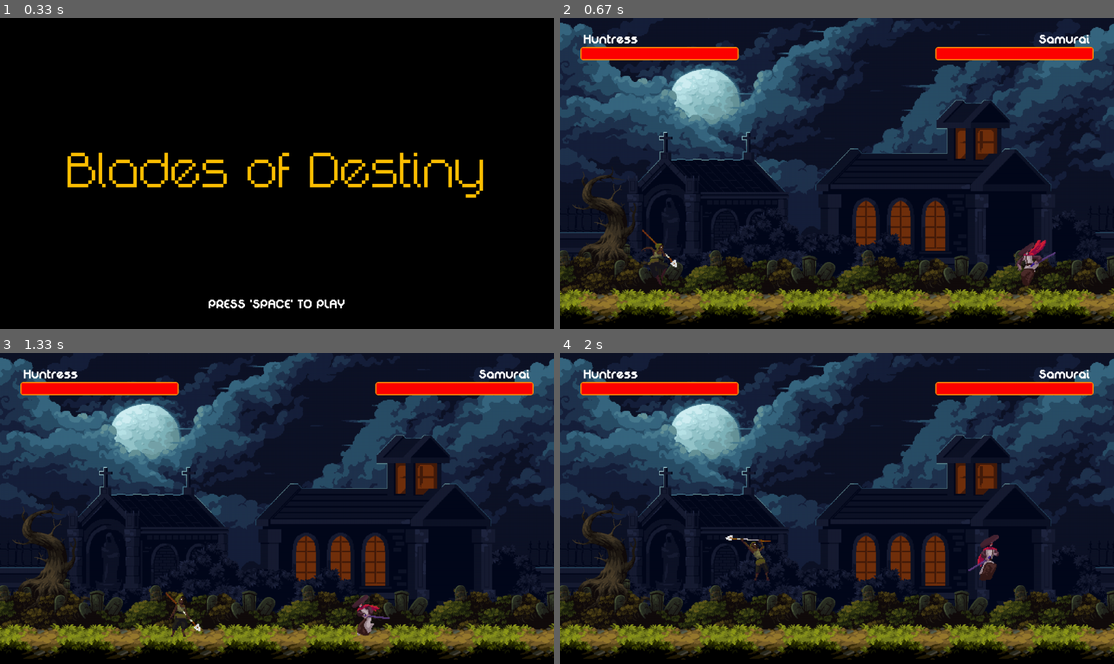
Above: before the commit, frames 1-4 (two rows, left to right).
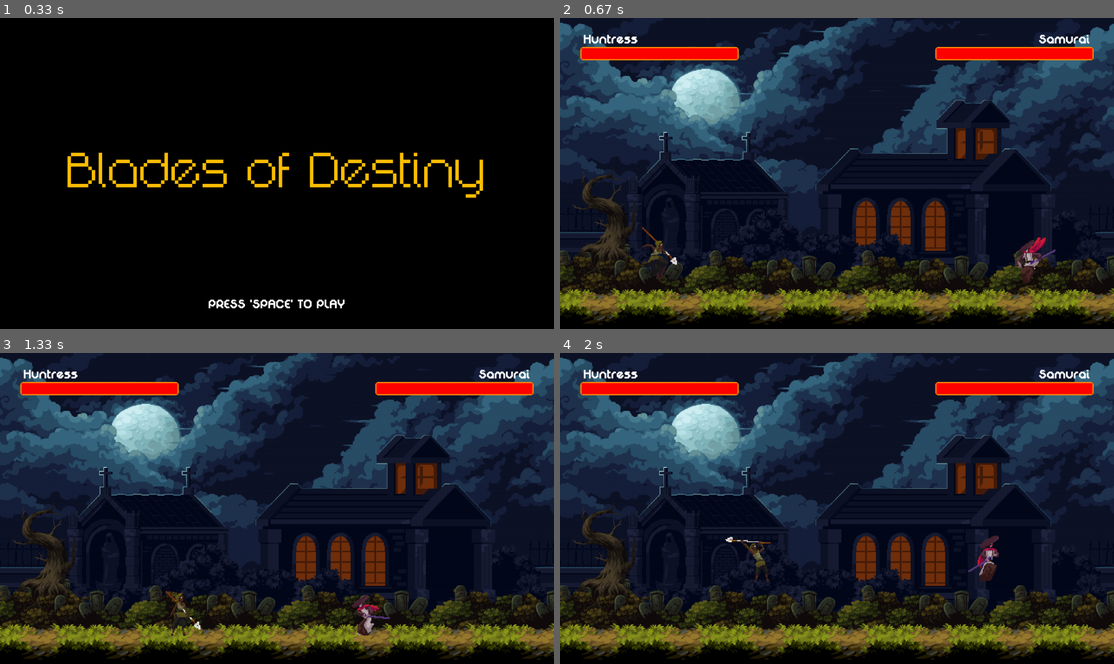
Above: after the commit, the same moments.

Repository: gergoJedlik/PyGame_Game
Game: pygame game, started from main.py
Two runs of this game, one before a commit and one after it. Both use one fixed random seed, a clock stepped at 60 frames per second and the inputs below.
Inputs:
- Up to frame 1 (0.33 s): no input
- Up to frame 2 (0.67 s): tap Space at 0.33 s
- Up to frame 3 (1.33 s): tap Shift at 0.67 s; tap - at 1 s
- Up to frame 4 (2 s): hold Right 1.33-1.8 s; hold D 1.33-1.8 s; tap Space at 1.4, 1.7, 1.9 s; hold Up from 1.83 s (still down); hold W from 1.83 s (still down); tap Shift at 1.98 s

Frame 1 is identical in both runs. In frame 2, 0.6% of the frame differs, in the area x 14-90%, y 67-87%; in frame 3, 0.2%; in frame 4, 0.3%.

Commit message:
Strict Typecheck

Diff:
--- a/game.py
+++ b/game.py
@@ -18,7 +18,7 @@
     UI_Elements = get_UI(player1, player2)
 
     level = Level(sett.LEVEL_MAP_STR)
-    floor = level.get_objects
+    floor: list[Tile] = level.get_objects
 
     bg_dict = get_background()
     menu_dict = menu()
@@ -85,7 +85,7 @@
 def menu() -> dict[str, Text]:
     menu_dict: dict[str, Text] = {}
 
-    title_text: Text = Text(128, "Blades of Destiny", (255, 192, 0), True)
+    title_text: Text = Text(128, "Blades of Destiny", pygame.Color(255, 192, 0), True)
     title_text.align("center", "center")
     menu_dict["game name"] = title_text
 
@@ -96,7 +96,7 @@
     return menu_dict
 
 def get_UI(player1: Player, player2: Player) -> dict[str, Healthbar|Display_Name]:
-    UI_Elements: dict[str, Healthbar] = {}
+    UI_Elements: dict[str, Healthbar|Display_Name] = {}
 
     player1_healthbar: Healthbar = Healthbar(47, 67, 366, 31, player1)
     UI_Elements["player1 healthbar"] = player1_healthbar
@@ -113,7 +113,7 @@
 
 
 def get_background() -> dict[str, Img]:
-    bg_dict = {}
+    bg_dict: dict[str, Img] = {}
 
     background: Img = Img(sett.WIDHT//2, sett.HEIGHT//2, os.path.join("Assets", "Tileset", "Background_0.png"), (sett.WIDHT, sett.HEIGHT))
     bg_dict["background"] = background
@@ -129,7 +129,7 @@
         bg_dict[f"grass_{placement}"] = bg_grass
     return bg_dict
 
-def new_game(player1: Player, player2: Player, win):
+def new_game(player1: Player, player2: Player, win: str|None):
     if win:
         player1.reset("Huntress", 30, sett.HEIGHT-400, 150, 150)
         player2.reset("Samurai", 900, sett.HEIGHT-400, 200, 189, "left")
@@ -185,8 +185,8 @@
             player1.knockback(player2.direction)
 
 
-def handle_vertical_collision(player1: Player, player2: Player, objects: list[Tile], p1_dy, p2_dy):
-    collided_objs = []
+def handle_vertical_collision(player1: Player, player2: Player, objects: list[Tile], p1_dy: int|float, p2_dy: int|float):
+    collided_objs: list[Tile] = []
     for obj in objects:
         if pygame.Rect.colliderect(player1.hitbox, obj.collidebox):
             if p1_dy > 0:
@@ -207,7 +207,7 @@
             collided_objs.append(obj)
 
 
-def update(screen: pygame.Surface, bg_dict: dict[str, Img], player1: Player, player2: Player, ui_elements: dict[str, Healthbar|Display_Name], floor, winner = None):
+def update(screen: pygame.Surface, bg_dict: dict[str, Img], player1: Player, player2: Player, ui_elements: dict[str, Healthbar|Display_Name], floor: list[Tile], winner: None|str = None):
     for value in bg_dict.values():
         value.draw(screen)
 
@@ -222,13 +222,13 @@
 
 
     # SHOW HITBOXES
-       # pygame.draw.rect(screen, (0, 0, 255), obj.collidebox, 5)
+    #     pygame.draw.rect(screen, (0, 0, 255), obj.collidebox, 5)
     # pygame.draw.rect(screen, (0, 255, 0), player1.hitbox, 3)
     # pygame.draw.rect(screen, (0, 255, 0), player2.hitbox, 3)
     # if player1.attackbox_active:
-    # pygame.draw.rect(screen, (255, 0, 0), player1.attackbox, 3)
+    #     pygame.draw.rect(screen, (255, 0, 0), player1.attackbox, 3)
     # if player2.attackbox_active:
-    # pygame.draw.rect(screen, (255, 0, 0), player2.attackbox, 3)
+    #     pygame.draw.rect(screen, (255, 0, 0), player2.attackbox, 3)
 
     player1.draw(screen)
     player2.draw(screen)
@@ -237,7 +237,7 @@
         for element in ui_elements.values():
             element.draw(screen)
     else:
-        winner_text: Text = Text(96, winner + " WON!", (255, 192, 0))
+        winner_text: Text = Text(96, winner + " WON!", pygame.Color(255, 192, 0))
         winner_text.align("center", "center")
 
         sub_text: Text = Text(32, " but their fight never ends...", thin=True)
--- a/player.py
+++ b/player.py
@@ -5,7 +5,7 @@
 
 class Player(pygame.sprite.Sprite):
     def __init__(
-        self, name: str, x: int, y: int,  width: int, height: int, direction = "right"
+        self, name: str, x: int, y: int,  width: int, height: int, direction: str = "right"
     ) -> None:
         super().__init__()
 
@@ -21,8 +21,8 @@
             self.hitbox: pygame.Rect = pygame.Rect(x+(width*0.75)+10, y+(height*0.7)-2, 53, height*0.6)
             self.p1_hb_cord = self.hitbox.bottomleft
 
-        self.x_vel: int = 0
-        self.y_vel: int = 0
+        self.x_vel: int|float = 0
+        self.y_vel: int|float = 0
         self.width = width
         self.height = height
 
@@ -70,7 +70,7 @@
 
 
 
-    def loop(self, fps):
+    def loop(self, fps: int):
         self.check_hp()
 
         if not self.P_dash:
@@ -139,7 +139,7 @@
             self.jump_force = -self.GRAV * 19
 
 
-    def knockback(self, enemy_dir = None):
+    def knockback(self, enemy_dir: None|str = None) -> None:
         self.P_knockback = True
         if enemy_dir:
             self.enemy_dir_const = enemy_dir
@@ -159,11 +159,11 @@
 
 
 
-    def check_hp(self):
+    def check_hp(self) -> None:
         if self.hp <= 0:
             self.dead = True
 
-    def update_sprite(self):
+    def update_sprite(self) -> None:
         attack1_ended = False
         if self.dead:
             self.sprite_sheet = 'Death'
@@ -228,9 +228,9 @@
             self.P_attack = False
             self.attackbox_active = False
 
-        self.update()
-
-    def update(self):
+        self.update_mask()
+
+    def update_mask(self):
         self.rect = self.sprite.get_rect(topleft = (self.rect.x, self.rect.y))
         self.mask = pygame.mask.from_surface(self.sprite)
 
@@ -246,26 +246,26 @@
         self.count = 0
         self.y_vel *= -1
 
-    def draw(self, window: pygame.Surface, offset_x = 0, offset_y = 0):
+    def draw(self, window: pygame.Surface, offset_x: int = 0, offset_y: int = 0):
         window.blit(self.sprite, (self.rect.x - offset_x, self.rect.y - offset_y))
 
-    def make_hit(self, damage):
+    def make_hit(self, damage: int):
         if self.hit_count == 0:
             self.hp -= damage
         self.hit_count = 0
         self.hit = True
 
-    def move(self, dx, dy):
+    def move(self, dx: int|float, dy: int|float):
         if not self.dead:
-            self.rect.x += dx
-            self.hitbox.x += dx
-            self.attackbox.x += dx
-
-        self.rect.y += dy
-        self.hitbox.y += dy
-        self.attackbox.y += dy
-
-    def move_right(self, vel):
+            self.rect.x += int(dx)
+            self.hitbox.x += int(dx)
+            self.attackbox.x += int(dx)
+
+        self.rect.y += int(dy)
+        self.hitbox.y += int(dy)
+        self.attackbox.y += int(dy)
+
+    def move_right(self, vel: int|float):
         if self.hitbox.right >= sett.WIDHT:
             self.x_vel = 0
         else:
@@ -275,7 +275,7 @@
             self.attackbox.bottomleft = (self.hitbox.centerx, self.hitbox.bottom)
             self.animation_count = 0
 
-    def move_left(self, vel):
+    def move_left(self, vel: int|float):
         if self.hitbox.left <= 0:
             self.x_vel = 0
         else:
@@ -285,19 +285,19 @@
             self.attackbox.bottomright = (self.hitbox.centerx, self.hitbox.bottom)
             self.animation_count = 0
 
-    def flip(self, sprites):
+    def flip(self, sprites: list[pygame.Surface]) -> list[pygame.Surface]:
         return [pygame.transform.flip(sprite, True, False) for sprite in sprites]
 
-    def load_sprite_sheets(self, character, width, height, direction=False):
+    def load_sprite_sheets(self, character: str, width: int, height: int, direction: bool = False) -> dict[str, list[pygame.Surface]]:
         path = os.path.join("Assets", character, "Sprites")
         images = [f for f in os.listdir(path) if os.path.isfile(os.path.join(path, f))]
 
-        all_sprites = {}
+        all_sprites: dict[str, list[pygame.Surface]] = {}
 
         for image in images:
             sprite_sheet = pygame.image.load(os.path.join(path, image)).convert_alpha()
 
-            sprites = []
+            sprites: list[pygame.Surface] = []
 
             for i in range(sprite_sheet.get_width() // width):
                 surface = pygame.Surface((width, height), pygame.SRCALPHA, 32)
@@ -313,5 +313,5 @@
 
         return all_sprites
 
-    def reset(self, name: str, x: int, y: int,  width: int, height: int, direction = "right"):
+    def reset(self, name: str, x: int, y: int,  width: int, height: int, direction: str = "right"):
         self.__init__(name, x, y, width, height, direction)
--- a/settings.py
+++ b/settings.py
@@ -1,11 +1,11 @@
-HEIGHT = 720
-WIDHT = 1280
-PLAYER_VEL_1 = 6
-PLAYER_VEL_2 = 5
-ANIMATION_DELAY = 4
-FPS = 60
-TILE_WIDTH = 192
-TILE_HEIGHT = 128
+HEIGHT: int = 720
+WIDHT: int = 1280
+PLAYER_VEL_1: int = 6
+PLAYER_VEL_2: int = 5
+ANIMATION_DELAY: int = 4
+FPS: int = 60
+TILE_WIDTH: int = 192
+TILE_HEIGHT: int = 128
 
 LEVEL_MAP_STR: list[str] = [
     "        ",
--- a/tiles.py
+++ b/tiles.py
@@ -3,7 +3,7 @@
 import os
 
 class Object(pygame.sprite.Sprite):
-    def __init__(self, x, y, width, height, name=None) -> None:
+    def __init__(self, x: int, y: int, width: int, height: int, name: None|str =None) -> None:
         super().__init__()
         self.rect = pygame.Rect(x, y, width, height)
         self.image = pygame.Surface((width, height), pygame.SRCALPHA)
@@ -15,7 +15,7 @@
         screen.blit(self.image, (self.rect.x, self.rect.y))
 
 class Tile(Object):
-    def __init__(self, x, y, width, height) -> None:
+    def __init__(self, x: int, y: int, width: int, height: int) -> None:
         super().__init__(x, y, width, height)
         block = self.get_block(width, height)
         self.image.blit(block, (0, 0))
@@ -24,7 +24,7 @@
         self.collidebox.bottomleft = self.rect.bottomleft
         self.coordinates: tuple[int, int] = (x, y)
 
-    def get_block(self, x, y):
+    def get_block(self, x: int, y: int):
         path = os.path.join('Assets', 'Tileset', 'Tiles.png')
         image = pygame.image.load(path).convert_alpha()
         surface = pygame.Surface((x, y), pygame.SRCALPHA)
@@ -39,12 +39,12 @@
 
 class Level:
     def __init__(self, lvl_map_str: list[str]) -> None:
-        self.objects: list[Tile | Object] = []
+        self.objects: list[Tile] = []
         for line_index, line in enumerate(lvl_map_str):
             for letter_index, letter in enumerate(line):
                 if letter == "x":
                     self.objects.append(Tile(letter_index * sett.TILE_WIDTH, min(sett.HEIGHT-sett.TILE_HEIGHT, sett.TILE_HEIGHT * line_index), sett.TILE_WIDTH, sett.TILE_HEIGHT))
 
     @property
-    def get_objects(self) -> list[Tile | Object]:
+    def get_objects(self) -> list[Tile]:
         return self.objects
--- a/ui.py
+++ b/ui.py
@@ -35,7 +35,7 @@
 
 
 class Text:
-    def __init__(self, font_size: int, text: str, color: pygame.Color = (255, 255, 255), thin = False) -> None:
+    def __init__(self, font_size: int, text: str, color: pygame.Color = pygame.Color(255, 255, 255), thin: bool = False) -> None:
         if thin:
             self.font = pygame.font.Font(os.path.join("Assets", "DigitalDisco-Thin.ttf"), font_size)
         else:
@@ -56,11 +56,11 @@
                 self.textRect.right = sett.WIDHT-25
         else:
             if x_alignment_point == "left" or x_alignment_point == None:
-                self.textRect.left = x
+                self.textRect.left = int(x)
             elif x_alignment_point == "right":
-                self.textRect.right = x
+                self.textRect.right = int(x)
             elif x_alignment_point == "center":
-                self.textRect.centerx = x
+                self.textRect.centerx = int(x)
 
         if type(y) == str:
             if y == "center":
@@ -71,11 +71,11 @@
                 self.textRect.bottom = sett.HEIGHT-25
         else:
             if y_alignment_point == "top" or y_alignment_point == None:
-                self.textRect.top = y
+                self.textRect.top = int(y)
             elif y_alignment_point == "bottom":
-                self.textRect.bottom = y
+                self.textRect.bottom = int(y)
             elif y_alignment_point == "center":
-                self.textRect.centery = y
+                self.textRect.centery = int(y)
 
 
 class Display_Name(Text):
@@ -88,7 +88,7 @@
 
 
 class Img():
-    def __init__(self, x: int, y: int, path: str, scale_size: tuple[int, int]|None = None, transparent = False, left = False) -> None:
+    def __init__(self, x: int, y: int, path: str, scale_size: tuple[int, int]|None = None, transparent: bool = False, left: bool = False) -> None:
         if transparent:
             self.surf: pygame.Surface = pygame.image.load(path).convert_alpha()
         else:
Renamed: run.py -> main.py
